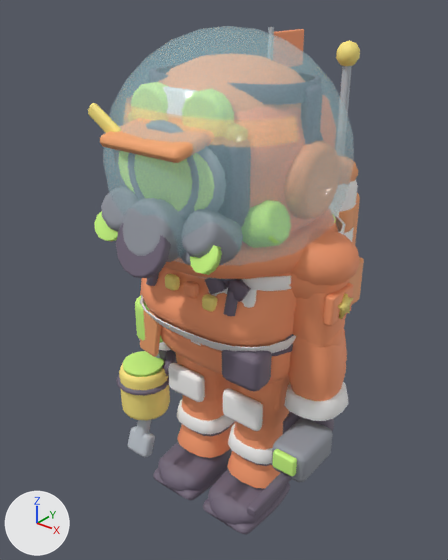
Before and after pictures for a commit that changed the glTF model art/models/dune_zombies.glb.
Before and after are seen from a 50 mm camera at (1.44, -1.88, 2.24) aimed at (-0.09, 0.04, 1.05). Arrows for +X, +Y and +Z are at lower left; the lights stay in place. The picture after the commit comes second. Vertices at exactly the same position are counted once.

Script lines for the objects in view, before the commit:
```python
me_acc_cadet_flag = bpy.data.meshes.new('Acc_Cadet_Flag')
me_acc_cadet_flag.from_pydata(...)  # 76 vertices, 144 faces; spans x 0.48..0.535, y -0.1..0.06, z 1.09..1.21
me_acc_cadet_flag.materials.append(mat_zombiebody)
me_acc_mechanic_cap = bpy.data.meshes.new('Acc_Mechanic_Cap')
me_acc_mechanic_cap.from_pydata(...)  # 226 vertices, 440 faces; spans x -0.33..0.33, y -0.528..0.283, z 1.602..1.998
me_acc_mechanic_cap.materials.append(mat_zombiebody)
me_acc_mechanic_goggles = bpy.data.meshes.new('Acc_Mechanic_Goggles')
me_acc_mechanic_goggles.from_pydata(...)  # 272 vertices, 484 faces; spans x -0.305..0.305, y -0.35..0.239, z 1.74..1.92
me_acc_mechanic_goggles.materials.append(mat_zombiebody)
me_outfit_mechanic = bpy.data.meshes.new('Outfit_Mechanic')
me_outfit_mechanic.from_pydata(...)  # 7449 vertices, 13832 faces; spans x -0.53..0.53, y -0.35..0.58, z 0.0..1.93
me_outfit_mechanic.materials.append(mat_zombiebody)
ob_acc_cadet_flag = bpy.data.objects.new('Acc_Cadet_Flag', me_acc_cadet_flag)
ob_acc_cadet_flag.location = (0.0, 0.0, 0.0)
ob_acc_mechanic_cap = bpy.data.objects.new('Acc_Mechanic_Cap', me_acc_mechanic_cap)
ob_acc_mechanic_cap.location = (0.0, 0.0, 0.0)
ob_acc_mechanic_goggles = bpy.data.objects.new('Acc_Mechanic_Goggles', me_acc_mechanic_goggles)
ob_acc_mechanic_goggles.location = (0.0, 0.0, 0.0)
ob_outfit_mechanic = bpy.data.objects.new('Outfit_Mechanic', me_outfit_mechanic)
ob_outfit_mechanic.location = (0.0, 0.0, 0.0)
# also in view: 'Acc_Hazmat_Geiger' at (0.47, -0.27, 0.53); 'Face_Hazmat_Twin' at (0.06, -0.36, 1.55); 'Acc_Hazmat_Barrel' at (-0.45, -0.14, 0.43); 'Acc_Cadet_Antenna' at (0.2, 0.46, 1.68); 'Face_Hazmat_Window' at (0.0, -0.34, 1.55)
```
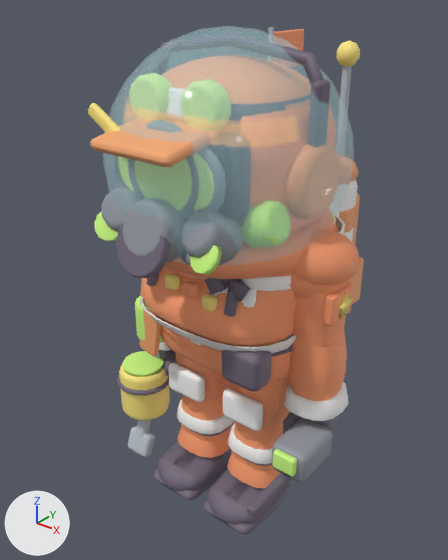
Location of each change, (x1, y1, x2, y2) in pixels of the pictures (448 x 560 px; the box of a moved part takes in the faces that stretch with it):
'Outfit_Mechanic', reshaped (7% taller)
    before: (140, 64, 364, 528)
    after: (140, 33, 364, 528)
'Acc_Mechanic_Cap', reshaped (7% wider)
    before: (100, 53, 306, 163)
    after: (90, 55, 311, 167)
'Acc_Mechanic_Goggles', reshaped
    before: (131, 82, 234, 137)
    after: (129, 73, 310, 131)
part 1 of me_acc_mechanic_cap, moved or reshaped
    before: (100, 118, 215, 163)
    after: (90, 118, 219, 167)
part 2 of me_acc_mechanic_cap, rebuilt
    before: (158, 53, 306, 124)
    after: (162, 55, 311, 126)
part 3 of me_acc_mechanic_goggles, moved or reshaped
    before: (131, 82, 169, 121)
    after: (129, 73, 172, 121)
part 4 of me_acc_mechanic_goggles, moved or reshaped
    before: (182, 88, 234, 137)
    after: (181, 79, 231, 131)
part 5 of me_acc_mechanic_goggles, moved or reshaped (not visible before)
    after: (227, 95, 310, 124)
part 6 of me_outfit_mechanic, moved or reshaped
    before: (149, 64, 323, 144)
    after: (149, 33, 330, 147)

The change, as a diff of the scene's bpy script:
```diff
--- a/art/models/dune_zombies.glb.py
+++ b/art/models/dune_zombies.glb.py
@@ me_acc_mechanic_cap @@
 # used by ob_acc_mechanic_cap; location = (0.0, 0.0, 0.0)
-me_acc_mechanic_cap.from_pydata(...)  # 226 vertices, 440 faces; spans x -0.33..0.33, y -0.528..0.283, z 1.602..1.998
+me_acc_mechanic_cap.from_pydata(...)  # 347 vertices, 658 faces; spans x -0.326..0.326, y -0.568..0.259, z 1.724..1.99
+# me_acc_mechanic_cap part 1: the loose piece of 56 vertices spanning x -0.18..0.18, y -0.528..-0.272, z 1.729..1.811 is moved by (0.0, -0.04, -0.005)
+# me_acc_mechanic_cap part 2: the loose piece of 114 vertices spanning x -0.33..0.33, y -0.343..0.283, z 1.602..1.998 is rebuilt with 235 vertices and now spans x -0.326..0.326, y -0.319..0.259, z 1.745..1.99
 me_acc_mechanic_cap.materials.append(mat_zombiebody)
@@ me_acc_mechanic_goggles @@
 # used by ob_acc_mechanic_goggles; location = (0.0, 0.0, 0.0)
-me_acc_mechanic_goggles.from_pydata(...)  # 272 vertices, 484 faces; spans x -0.305..0.305, y -0.35..0.239, z 1.74..1.92
+me_acc_mechanic_goggles.from_pydata(...)  # 272 vertices, 484 faces; spans x -0.316..0.316, y -0.36..0.253, z 1.78..1.95
+# me_acc_mechanic_goggles part 3: the loose piece of 84 vertices spanning x -0.208..-0.032, y -0.35..-0.27, z 1.74..1.92 is scaled about its middle by (0.939, 1, 0.939), then moved by (0.0, -0.01, 0.035)
+# me_acc_mechanic_goggles part 4: the loose piece of 84 vertices spanning x 0.032..0.208, y -0.35..-0.27, z 1.74..1.92 is scaled about its middle by (0.939, 1, 0.939), then moved by (0.0, -0.01, 0.035)
+# me_acc_mechanic_goggles part 5: 104 of 272 vertices moved; they spanned x -0.305..0.305, y -0.299..0.239, z 1.79..1.85 and now span x -0.316..0.316, y -0.313..0.253, z 1.815..1.875; mean shift (0.0, 0.0, 0.025); largest move (-0.189, 0.194, 1.85) -> (-0.197, 0.207, 1.875)
 me_acc_mechanic_goggles.materials.append(mat_zombiebody)
@@ me_outfit_mechanic @@
 # used by ob_outfit_mechanic; location = (0.0, 0.0, 0.0)
-me_outfit_mechanic.from_pydata(...)  # 7449 vertices, 13832 faces; spans x -0.53..0.53, y -0.35..0.58, z 0.0..1.93
+me_outfit_mechanic.from_pydata(...)  # 7391 vertices, 13756 faces; spans x -0.53..0.53, y -0.35..0.58, z 0.0..2.07
+# me_outfit_mechanic part 6: 56 vertices moved from x -0.21..0.26, y 0.13..0.32, z 1.43..1.69 to x -0.21..0.26, y 0.13..0.3, z 1.43..1.65; 690 vertices removed from x -0.38..0.38, y -0.23..0.29, z 1.44..1.93; 418 vertices added at x -0.39..0.39, y -0.17..0.29, z 1.44..2.07
+# other edits to the shape of me_outfit_mechanic do not show in these pictures
 me_outfit_mechanic.materials.append(mat_zombiebody)
```
